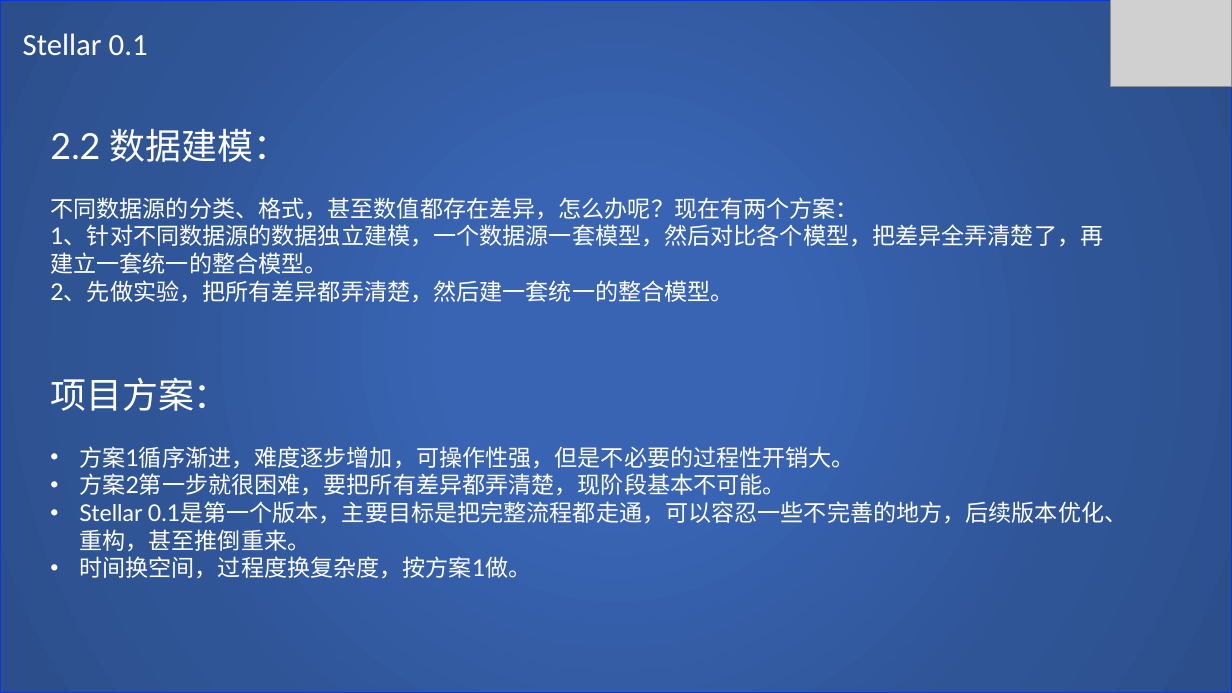
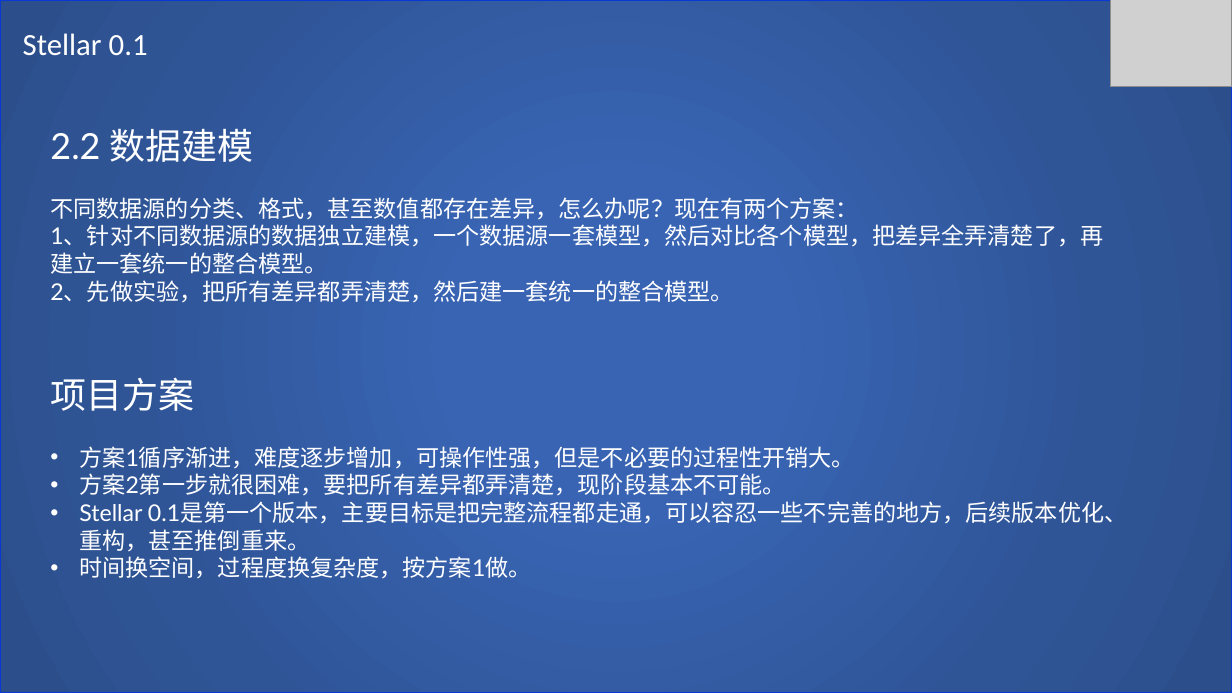
Before and after one commit to SCITLAS/Stellar, a slide deck: slide 13 of Stellar_0.1/documents/design.pptx. Drawn at 1232x693 pixels with LibreOffice and Linux fonts; fonts in the diff are those of the drawing; grey boxes stand for pictures. Boxes give left, top, right and bottom in pixels: in the first picture for what was removed or moved away, otherwise in the second. Text is boxed around its words. In the diff, an @@ line names an element or a change of style, - is before the commit and + after.

```diff
--- a/Stellar_0.1/documents/design.pptx
+++ b/Stellar_0.1/documents/design.pptx
@@ text at bbox=[50, 128, 254, 162]: text changed @@
-2.2 数据建模：
+2.2 数据建模
@@ text at bbox=[50, 377, 194, 411]: text changed @@
-项目方案：
+项目方案
```
Also in this commit, not shown: 5 other slides changed, 1 slide added, 5 other files.
